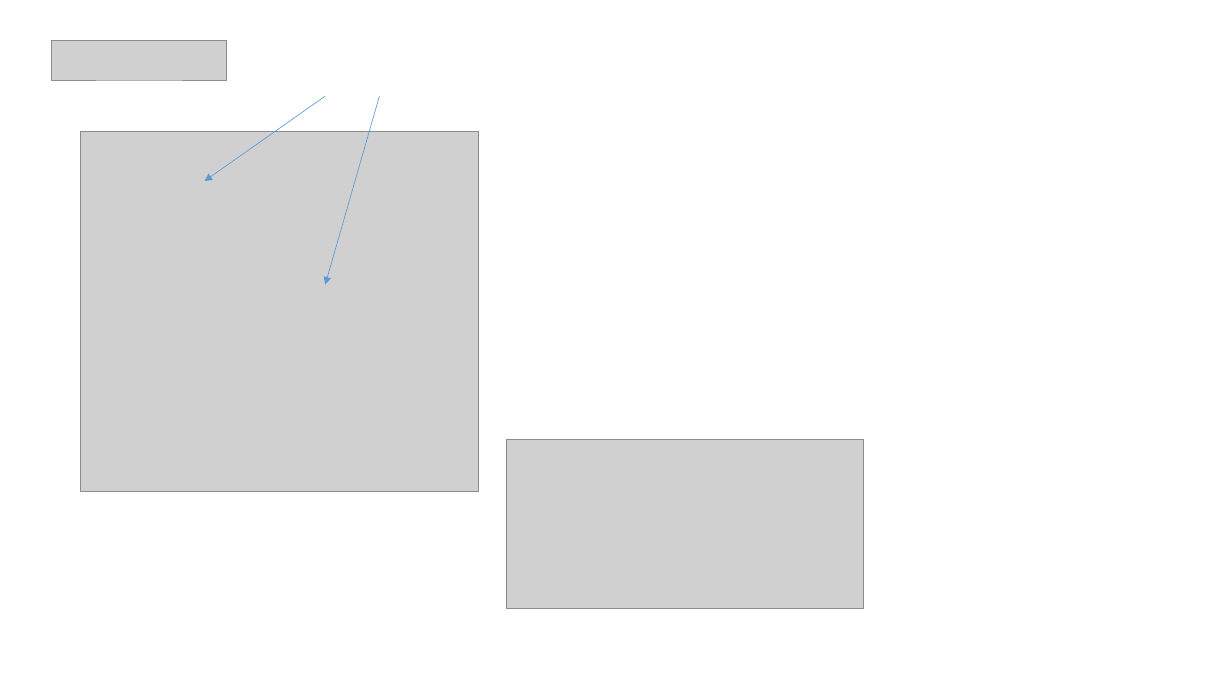
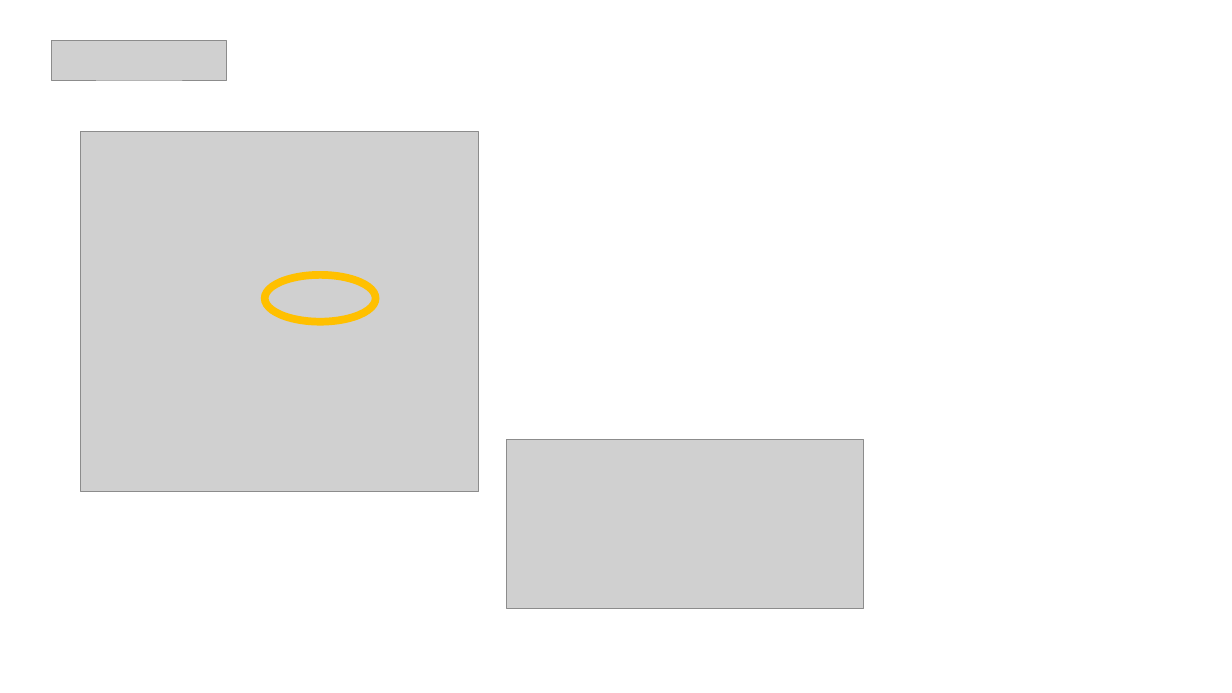
Before and after one commit to PhilipJordan/SOLID, a slide deck: slide 8 of Presentations/DIP.pptx. Drawn at 1232x693 pixels with LibreOffice and Linux fonts; fonts in the diff are those of the drawing; grey boxes stand for pictures; background and template pictures are left out. Boxes give left, top, right and bottom in pixels: in the first picture for what was removed or moved away, otherwise in the second. Text is boxed around its words. In the diff, an @@ line names an element or a change of style, - is before the commit and + after.

```diff
--- a/Presentations/DIP.pptx
+++ b/Presentations/DIP.pptx
@@ arrow removed from (325, 96) to (204, 181) @@
@@ arrow removed from (380, 96) to (325, 285) @@
@@ ellipse added at <box>265,274,376,322</box>, outline #FFC000 6 pt @@
```
Also in this commit, not shown: 1 slide added, 1 other file.
